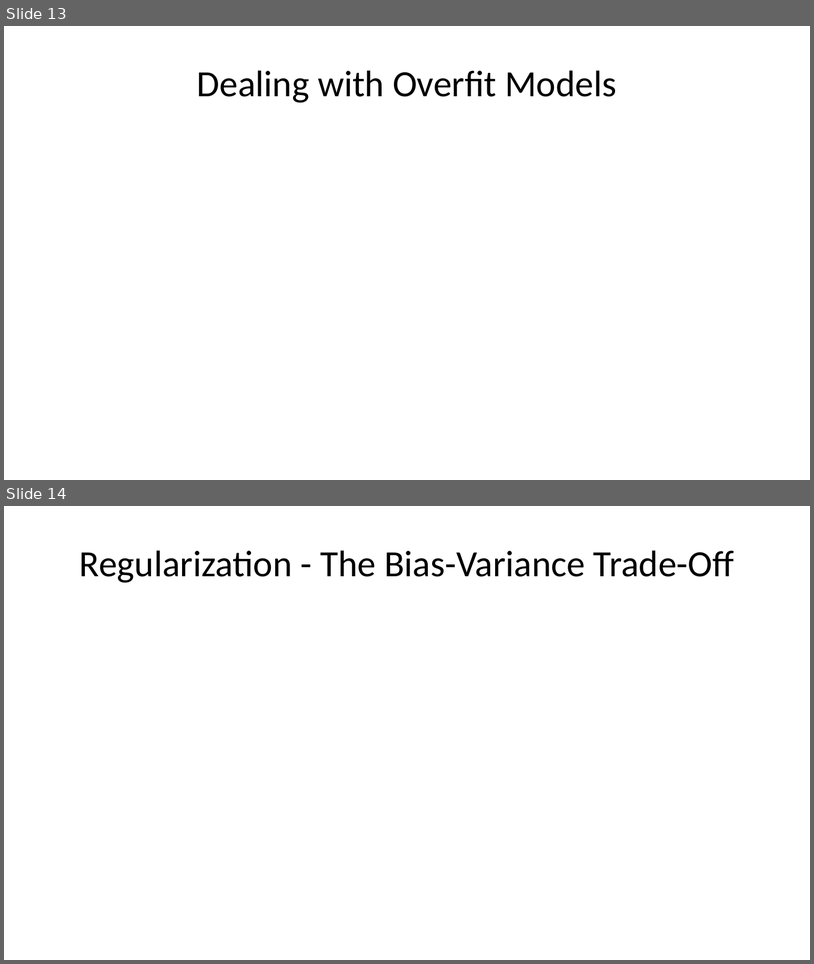
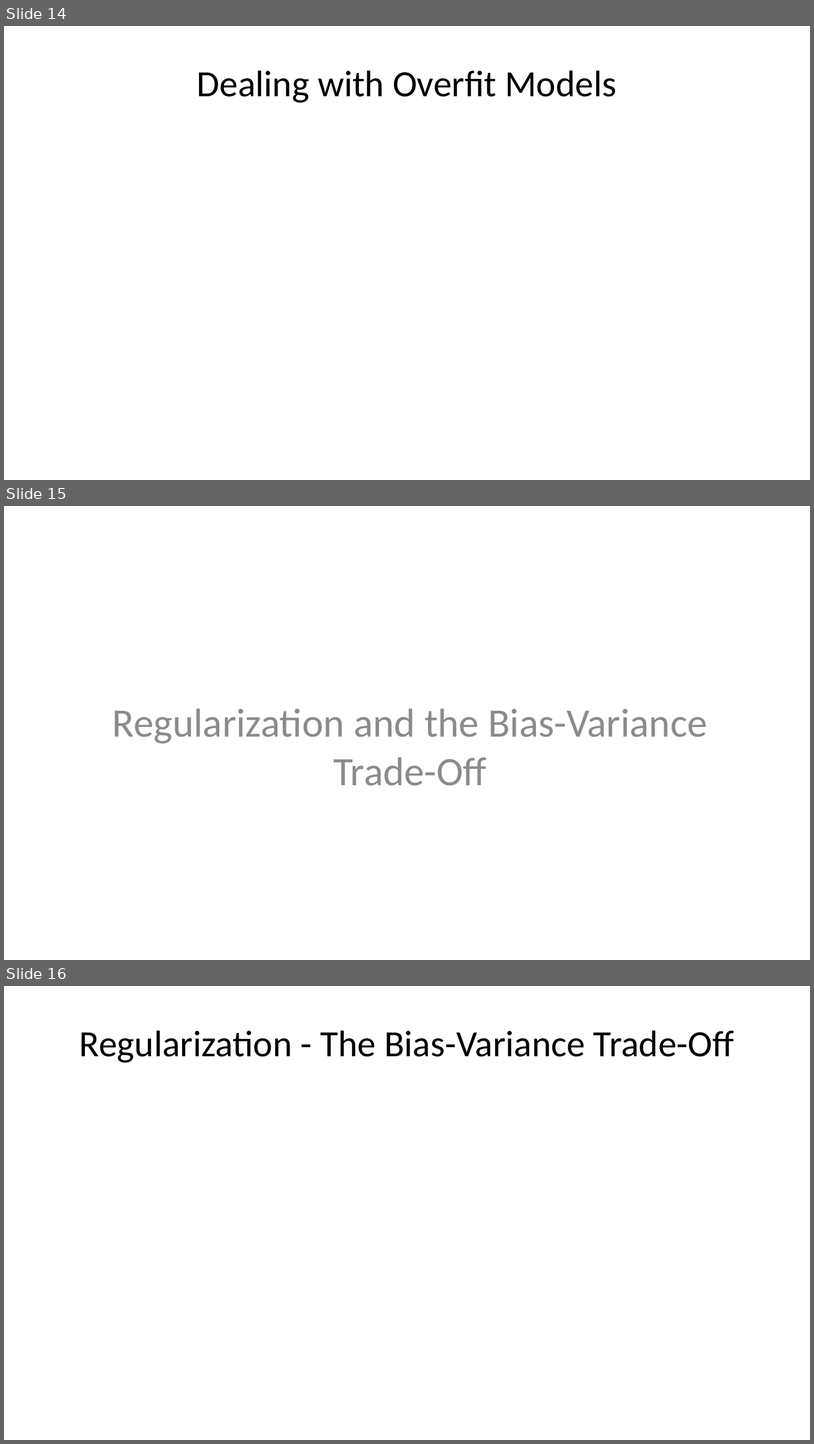
Before and after one commit to StephenElston/CSCI-E-83, a slide deck: LectureSlides/10a_ModelsInHighDimensions.pptx. Shown one above the other, each under a label of ours: slides 13 and 14 before the commit, slides 14, 15 and 16 after it. The pictures are 814x964 and 814x1444 pixels, drawn with LibreOffice and Linux fonts; fonts in the diff are those of the drawing; grey boxes stand for pictures. Boxes give left, top, right and bottom in pixels: in the first picture for what was removed or moved away, otherwise in the second. Text is boxed around its words. In the diff, an @@ line names an element or a change of style, - is before the commit and + after.

```diff
--- a/LectureSlides/10a_ModelsInHighDimensions.pptx
+++ b/LectureSlides/10a_ModelsInHighDimensions.pptx
@@ slide 15 added at (4,506,810,960), background #FFFFFF @@
@@ text added at (113,708,708,786), 36 pt, text #8C8C8C @@
+Regularization and the Bias-Variance Trade-Off
@@ what was slide 13 is now slide 14 @@
@@ what was slide 14 is now slide 16 @@
```
Also in this commit, not shown: 5 slides changed, 9 other slides added, 1 slide removed.
